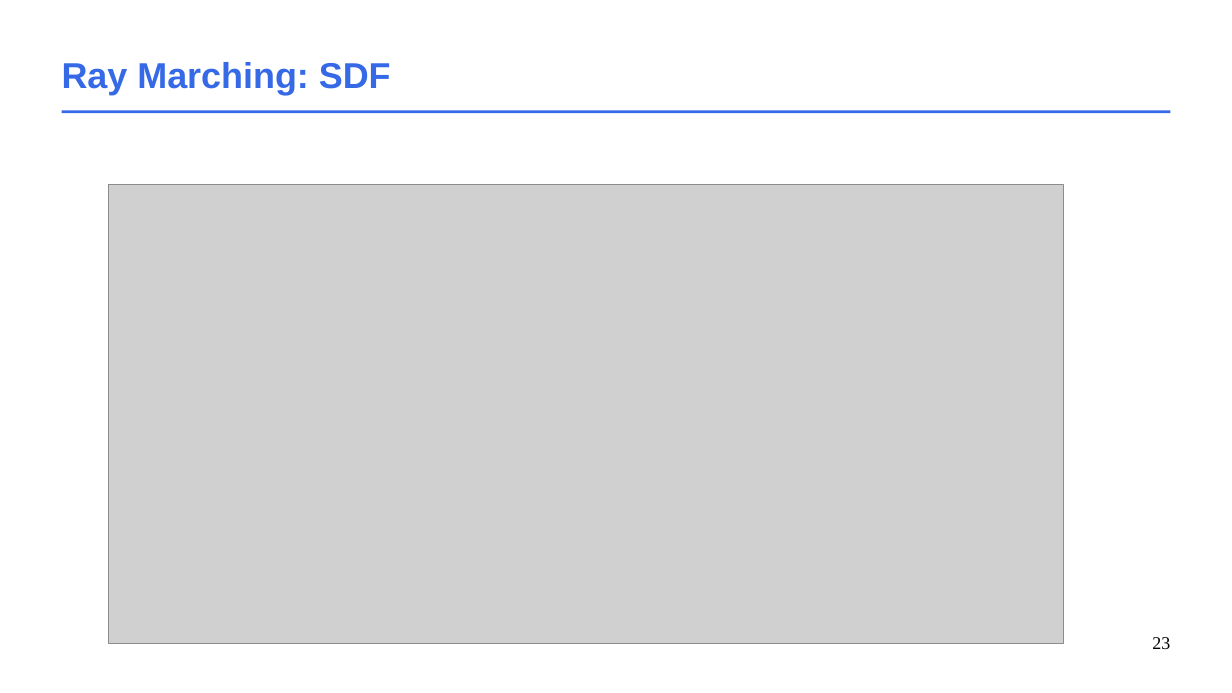
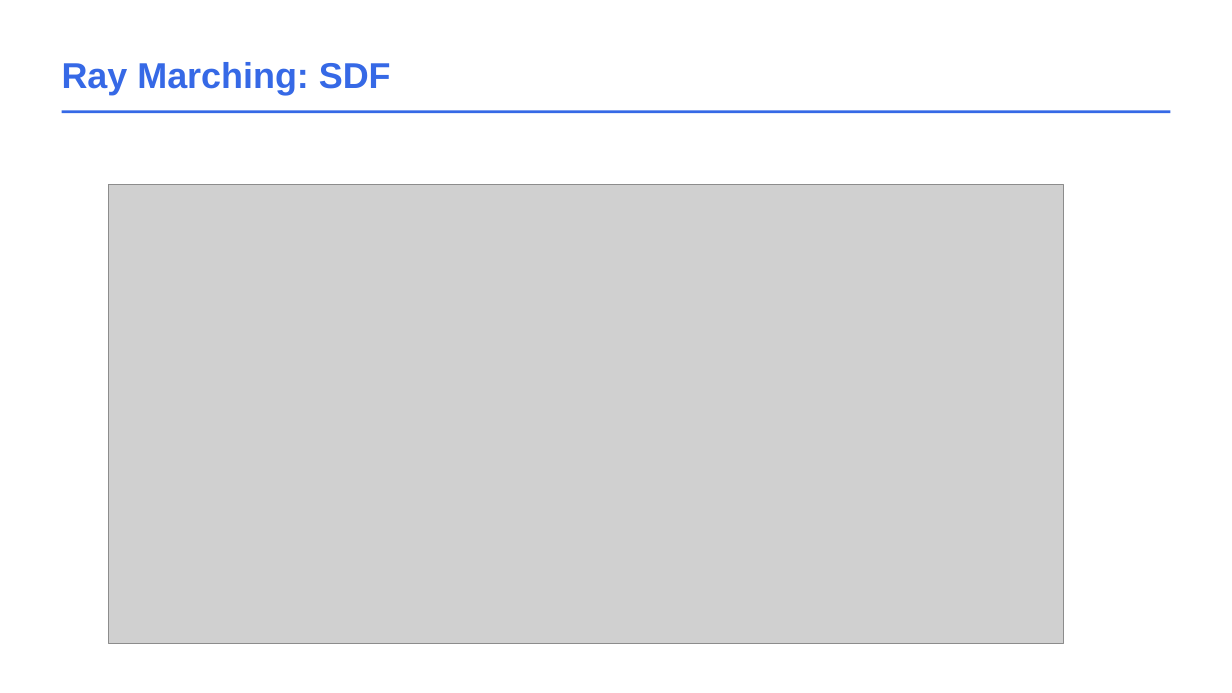
Before and after one commit to schreckc/schreckc.github.io, a slide deck: slide 23 of cours/graphics_ray_marching.odp. Drawn at 1232x693 pixels with LibreOffice and Linux fonts; fonts in the diff are those of the drawing; grey boxes stand for pictures. Boxes give left, top, right and bottom in pixels: in the first picture for what was removed or moved away, otherwise in the second. Text is boxed around its words. In the diff, an @@ line names an element or a change of style, - is before the commit and + after.

Commit message:
ray marching

```diff
--- a/cours/graphics_ray_marching.odp
+++ b/cours/graphics_ray_marching.odp
@@ page number removed at (x1=1152, y1=637, x2=1170, y2=649) @@
-23
```
Also in this commit, not shown: 31 other slides changed, 7 slides added, 5 other files.
